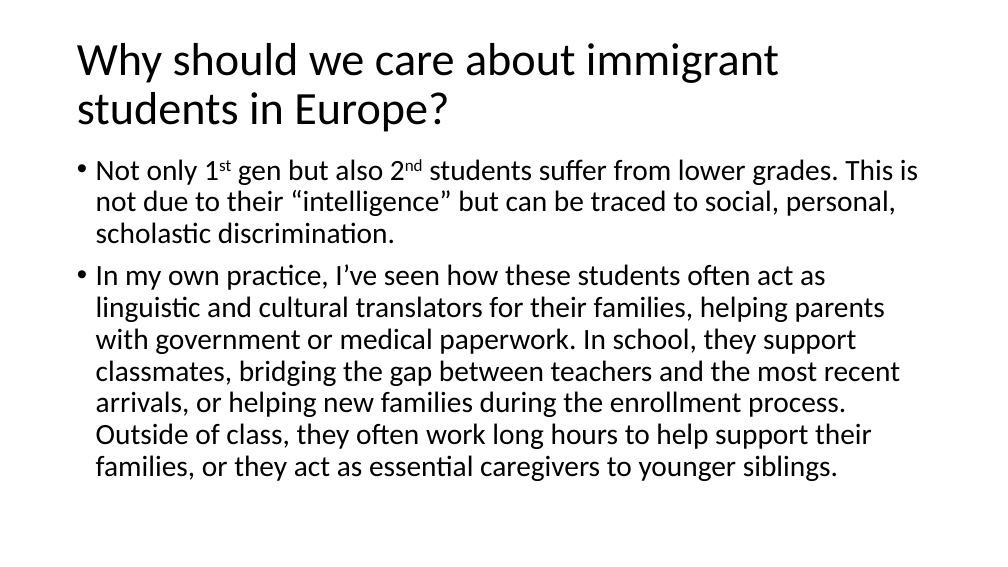
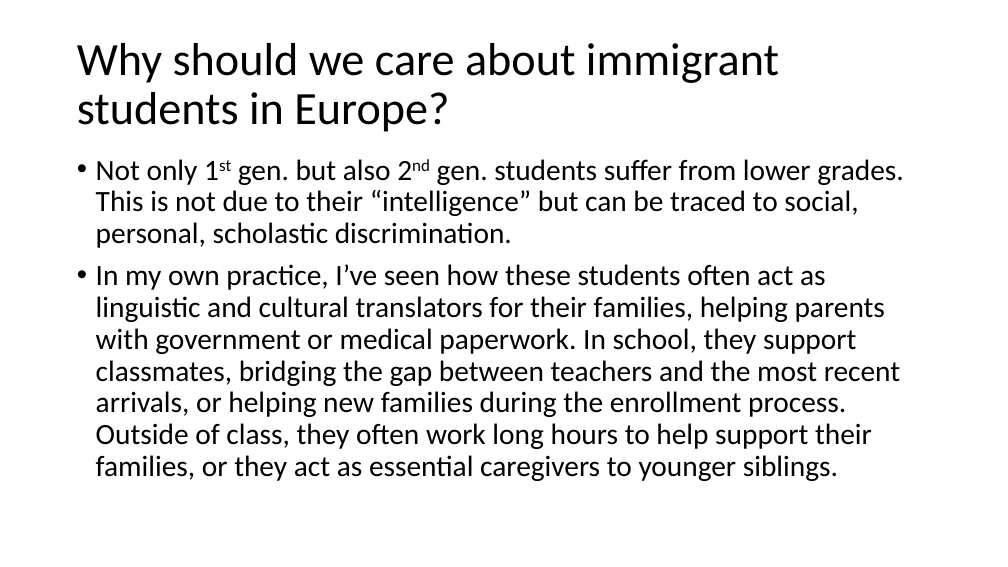
Before and after one commit to SebastianCastellano/Applied-Statistics-Project, a slide deck: slide 6 of Presentations/Pitch for 25.07/Pitch 25.07 - Immigrant students in Europe.pptx. Drawn at 1008x567 pixels with LibreOffice and Linux fonts; fonts in the diff are those of the drawing. Boxes give left, top, right and bottom in pixels: in the first picture for what was removed or moved away, otherwise in the second. Text is boxed around its words. In the diff, an @@ line names an element or a change of style, - is before the commit and + after.

```diff
--- a/Presentations/Pitch for 25.07/Pitch 25.07 - Immigrant students in Europe.pptx
+++ b/Presentations/Pitch for 25.07/Pitch 25.07 - Immigrant students in Europe.pptx
@@ text at [96, 159, 903, 248]: text changed @@
-• Not only 1st gen but also 2nd students suffer from lower grades. This is not due to their “intelligence” but can be traced to social, personal, scholastic discrimination.
+• Not only 1st gen. but also 2nd gen. students suffer from lower grades. This is not due to their “intelligence” but can be traced to social, personal, scholastic discrimination.
```
Also in this commit, not shown: 5 other slides changed.
